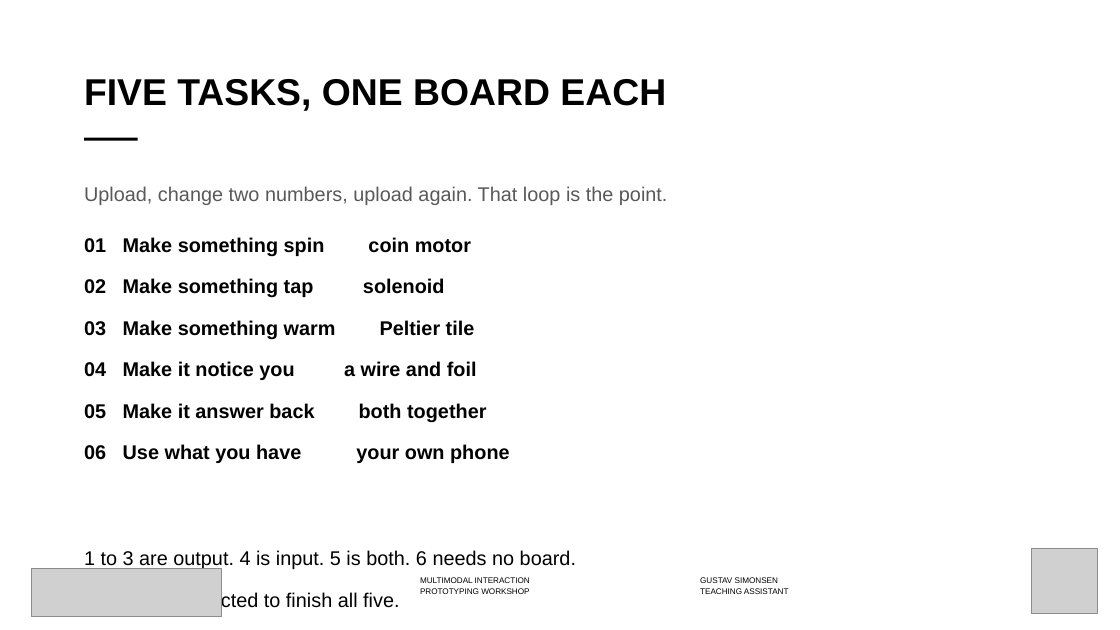
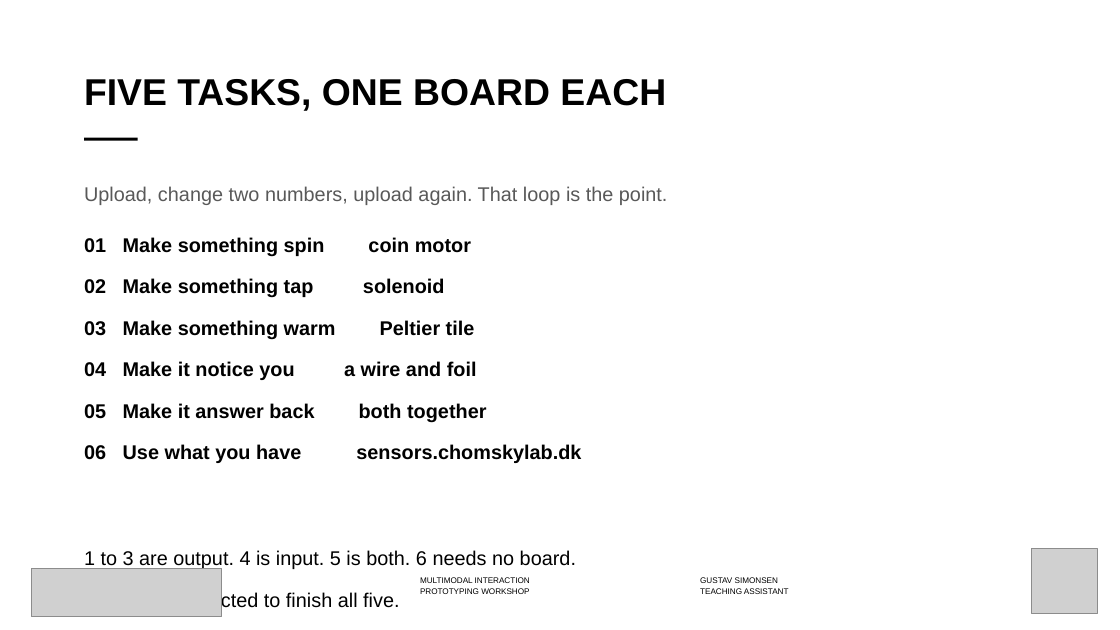
Before and after one commit to labtools-au/multimodal-actuator-workshop, a slide deck: slide 7 of docs/multimodal-actuator-workshop.pptx. Drawn at 1120x630 pixels with LibreOffice and Linux fonts; fonts in the diff are those of the drawing; grey boxes stand for pictures; background and template pictures are left out. Boxes give left, top, right and bottom in pixels: in the first picture for what was removed or moved away, otherwise in the second. Text is boxed around its words. In the diff, an @@ line names an element or a change of style, - is before the commit and + after.

```diff
--- a/docs/multimodal-actuator-workshop.pptx
+++ b/docs/multimodal-actuator-workshop.pptx
@@ text at (84,444,581,463): text changed @@
-06 Use what you have your own phone
+06 Use what you have sensors.chomskylab.dk
```
Also in this commit, not shown: 1 other slide changed, 5 other files.
